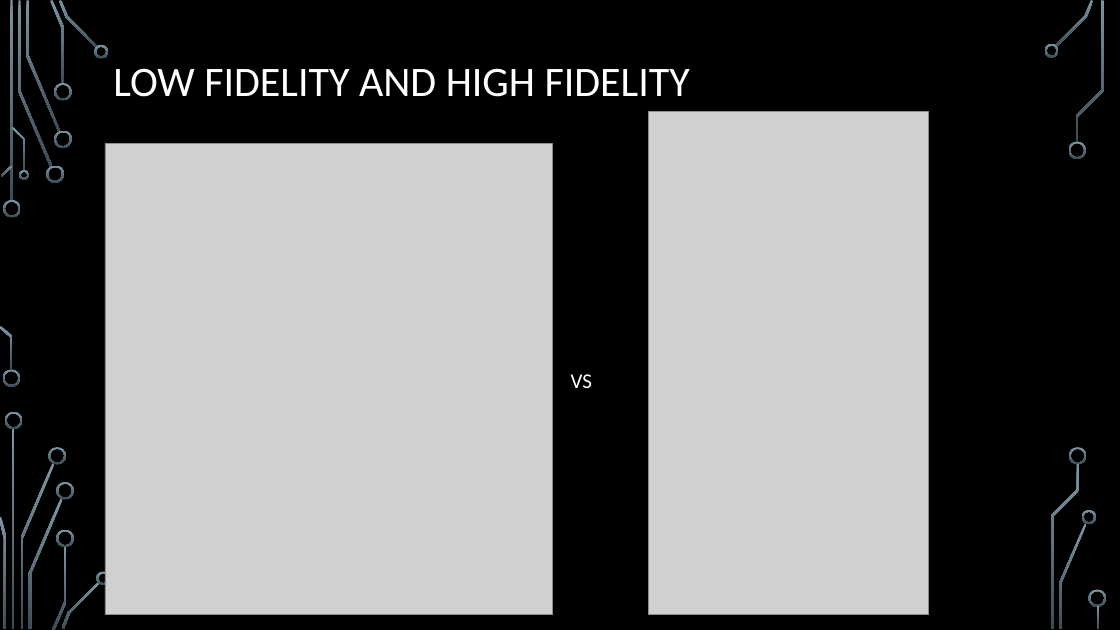
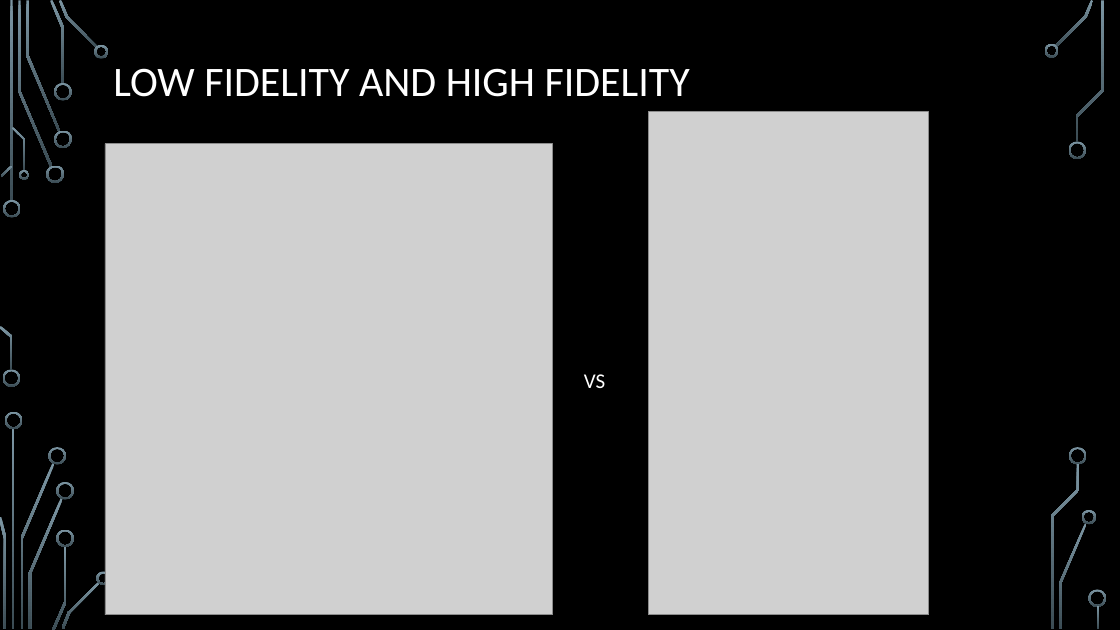
Before and after one commit to HariHaraSuryaTeja/Banking-Prototype, a slide deck: slide 13 of MAD BANK.pptx (slide 12 before the commit). Drawn at 1120x630 pixels with LibreOffice and Linux fonts; fonts in the diff are those of the drawing; grey boxes stand for pictures; background and template pictures are left out. Boxes give left, top, right and bottom in pixels: in the first picture for what was removed or moved away, otherwise in the second. Text is boxed around its words. In the diff, an @@ line names an element or a change of style, - is before the commit and + after.

```diff
--- a/MAD BANK.pptx
+++ b/MAD BANK.pptx
@@ text "VS" moved from (x1=571, y1=374, x2=592, y2=388) to (x1=584, y1=374, x2=605, y2=388) @@
```
Also in this commit, not shown: 6 other slides changed, 1 slide added.
